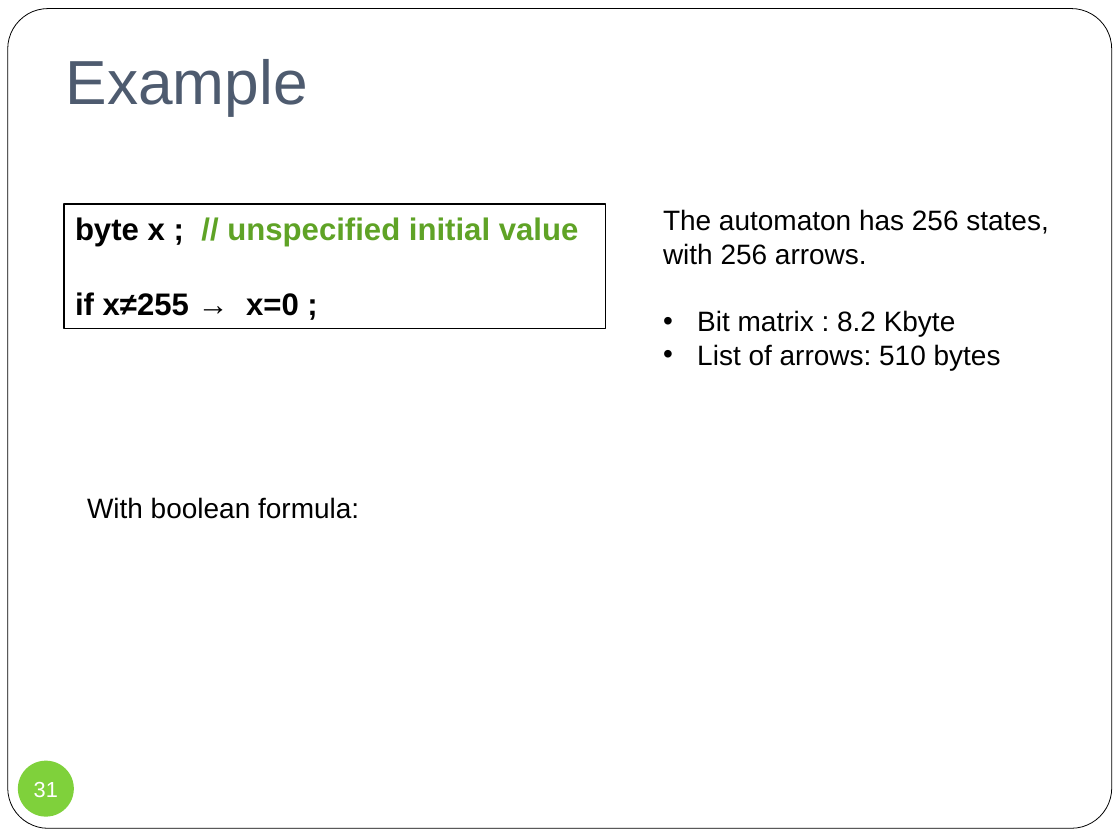
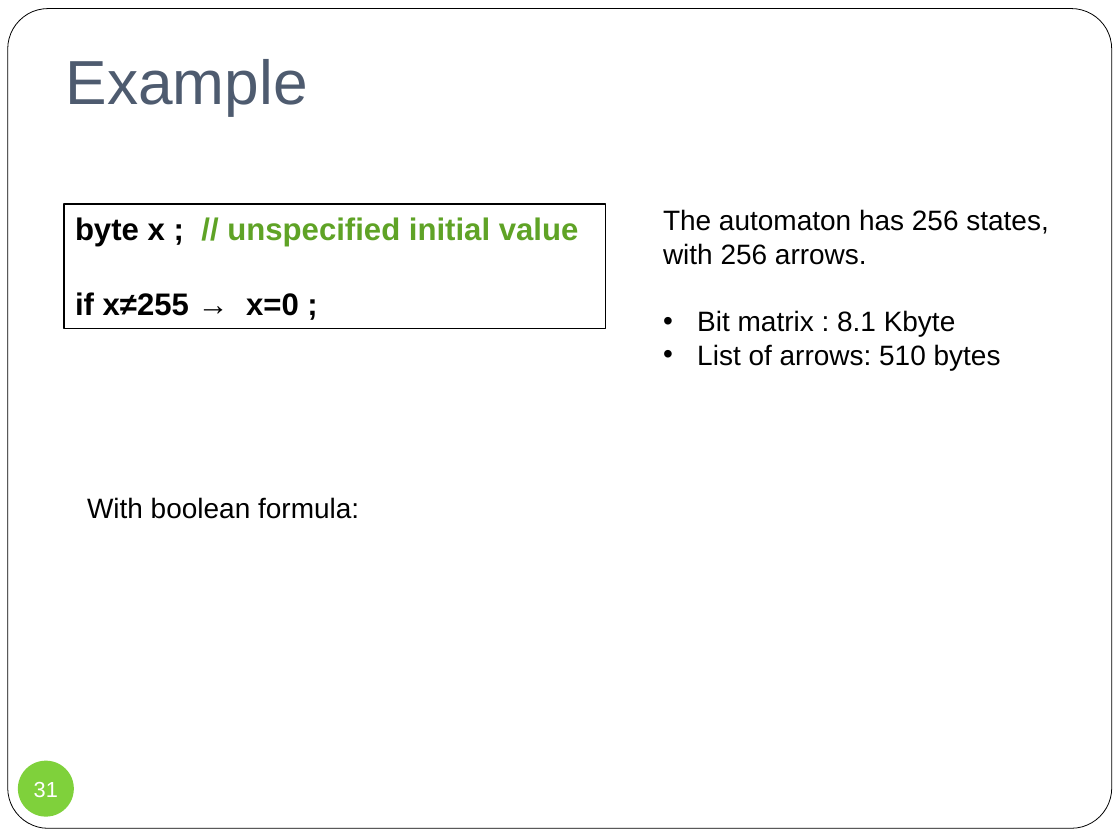
Before and after one commit to wooshrow/infopv, a slide deck: slide 31 of slides/PV_smc.pptx. Drawn at 1120x840 pixels with LibreOffice and Linux fonts; fonts in the diff are those of the drawing; background and template pictures are left out. Boxes give left, top, right and bottom in pixels: in the first picture for what was removed or moved away, otherwise in the second. Text is boxed around its words. In the diff, an @@ line names an element or a change of style, - is before the commit and + after.

```diff
--- a/slides/PV_smc.pptx
+++ b/slides/PV_smc.pptx
@@ text at box(697, 310, 956, 336): text changed @@
-• Bit matrix : 8.2 Kbyte
+• Bit matrix : 8.1 Kbyte
```
Also in this commit, not shown: 3 other slides changed, 4 other files.
